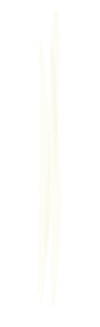
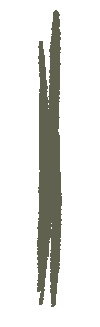
Layered file, before and after one edit (100px x 327px). Changes by layer:
renamed "luz" to "luz sprite", painted on it over (37, 10, 62, 307)
